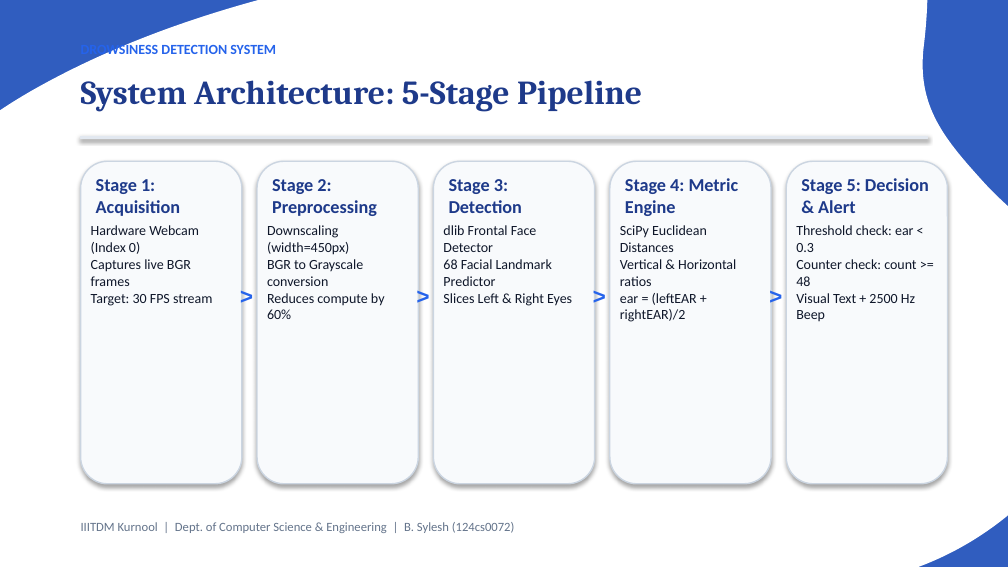
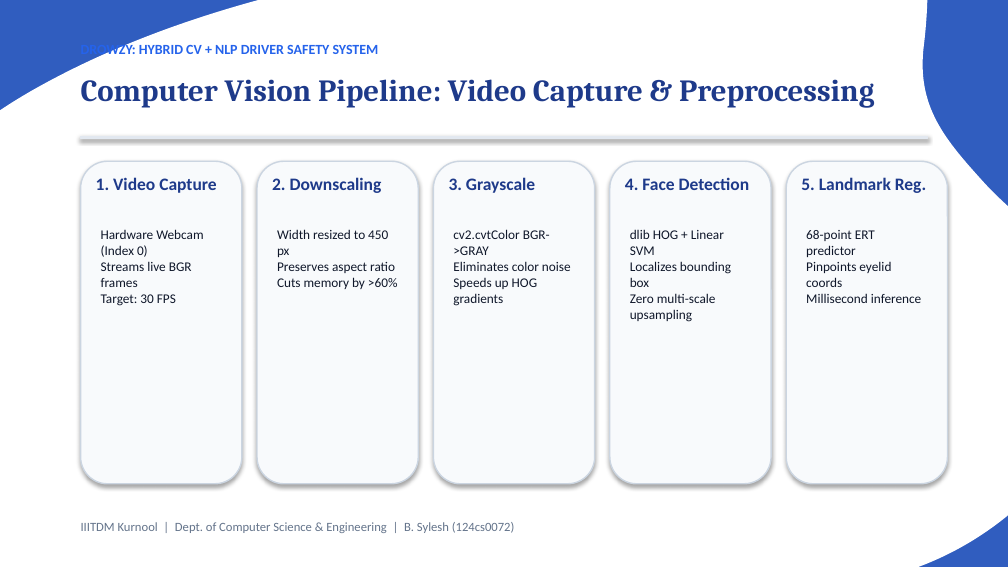
Before and after one commit to iotaaw/Drozy, a slide deck: slide 7 of Drowsiness_Detection_Presentation.pptx. Drawn at 1008x567 pixels with LibreOffice and Linux fonts; fonts in the diff are those of the drawing. Boxes give left, top, right and bottom in pixels: in the first picture for what was removed or moved away, otherwise in the second. Text is boxed around its words. In the diff, an @@ line names an element or a change of style, - is before the commit and + after.

Commit message:
Add Drowzy NLP driver safety project

```diff
--- a/Drowsiness_Detection_Presentation.pptx
+++ b/Drowsiness_Detection_Presentation.pptx
@@ text at <box>81,42,379,58</box>: text changed @@
-DROWSINESS DETECTION SYSTEM
+DROWZY: HYBRID CV + NLP DRIVER SAFETY SYSTEM
@@ text at <box>81,79,874,108</box>: text changed; size 24 to 22 pt @@
-System Architecture: 5-Stage Pipeline
+Computer Vision Pipeline: Video Capture & Preprocessing
@@ text at <box>96,177,216,193</box>: text changed; size 13 to 12.5 pt @@
-Stage 1: Acquisition
+1. Video Capture
@@ text at <box>272,177,382,193</box>: text changed; size 13 to 12.5 pt @@
-Stage 2: Preprocessing
+2. Downscaling
@@ text at <box>449,177,535,193</box>: text changed; size 13 to 12.5 pt @@
-Stage 3: Detection
+3. Grayscale
@@ text at <box>625,177,750,190</box>: text changed; size 13 to 12.5 pt @@
-Stage 4: Metric Engine
+4. Face Detection
@@ text at <box>801,177,926,193</box>: text changed; size 13 to 12.5 pt @@
-Stage 5: Decision & Alert
+5. Landmark Reg.
@@ text at <box>101,229,203,306</box>: text changed; size 10 to 9.5 pt @@
-Hardware Webcam (Index 0)
-Captures live BGR frames
-Target: 30 FPS stream
+Hardware Webcam (Index 0)
+Streams live BGR frames
+Target: 30 FPS
@@ text at <box>277,229,398,289</box>: text changed; size 10 to 9.5 pt @@
-Downscaling (width=450px)
-BGR to Grayscale conversion
-Reduces compute by 60%
+Width resized to 450 px
+Preserves aspect ratio
+Cuts memory by >60%
@@ text at <box>453,229,571,306</box>: text changed; size 10 to 9.5 pt @@
-dlib Frontal Face Detector
-68 Facial Landmark Predictor
-Slices Left & Right Eyes
+cv2.cvtColor BGR->GRAY
+Eliminates color noise
+Speeds up HOG gradients
@@ text at <box>630,229,731,322</box>: text changed; size 10 to 9.5 pt @@
-SciPy Euclidean Distances
-Vertical & Horizontal ratios
-ear = (leftEAR + rightEAR)/2
+dlib HOG + Linear SVM
+Localizes bounding box
+Zero multi-scale upsampling
@@ text at <box>806,230,921,303</box>: text changed; size 10 to 9.5 pt @@
-Threshold check: ear < 0.3
-Counter check: count >= 48
-Visual Text + 2500 Hz Beep
+68-point ERT predictor
+Pinpoints eyelid coords
+Millisecond inference
@@ text removed at <box>240,282,270,323</box> @@
->
@@ text removed at <box>416,282,447,323</box> @@
->
@@ text removed at <box>593,282,623,323</box> @@
->
@@ text removed at <box>769,282,799,323</box> @@
->
```
Also in this commit, not shown: 9 other slides changed, 13 slides added, 8 slides removed, 23 other files.
